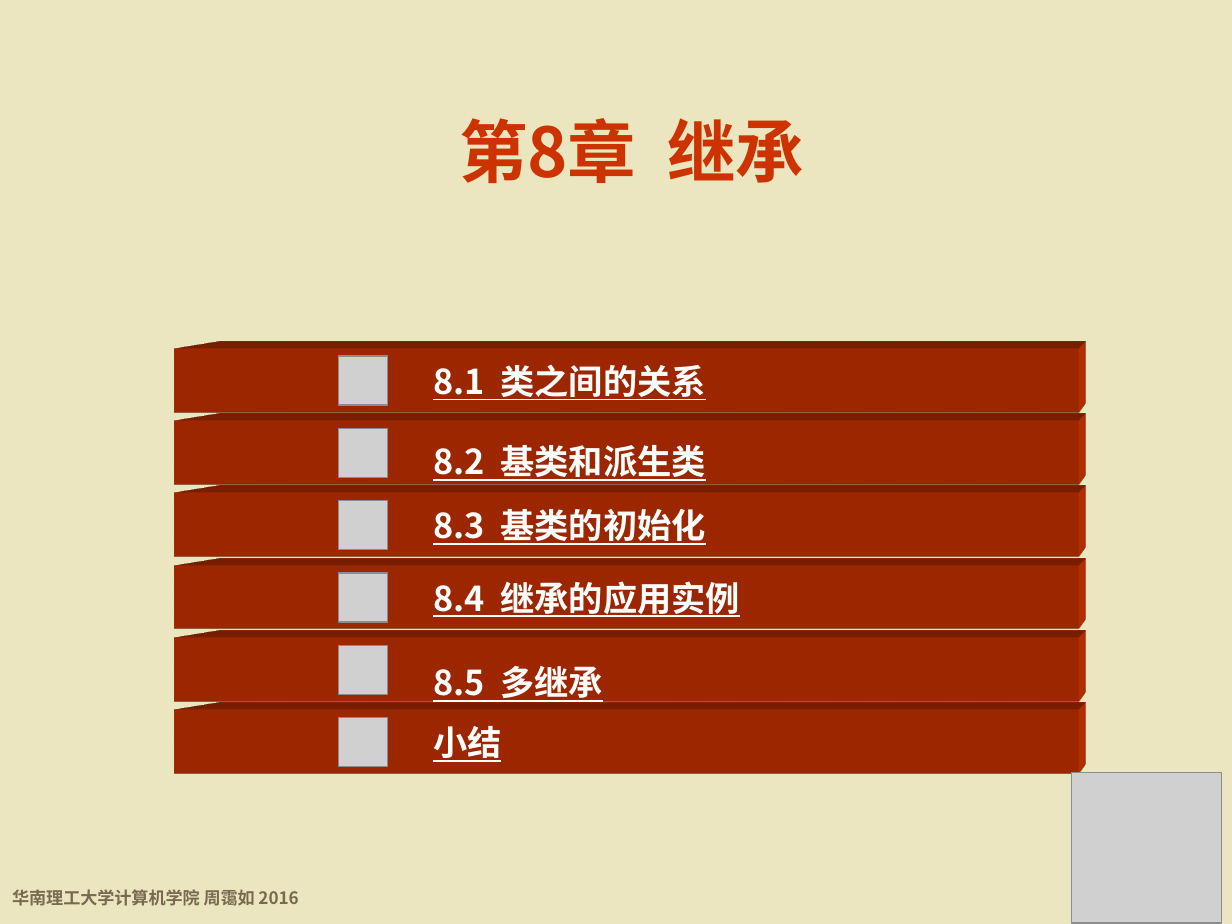
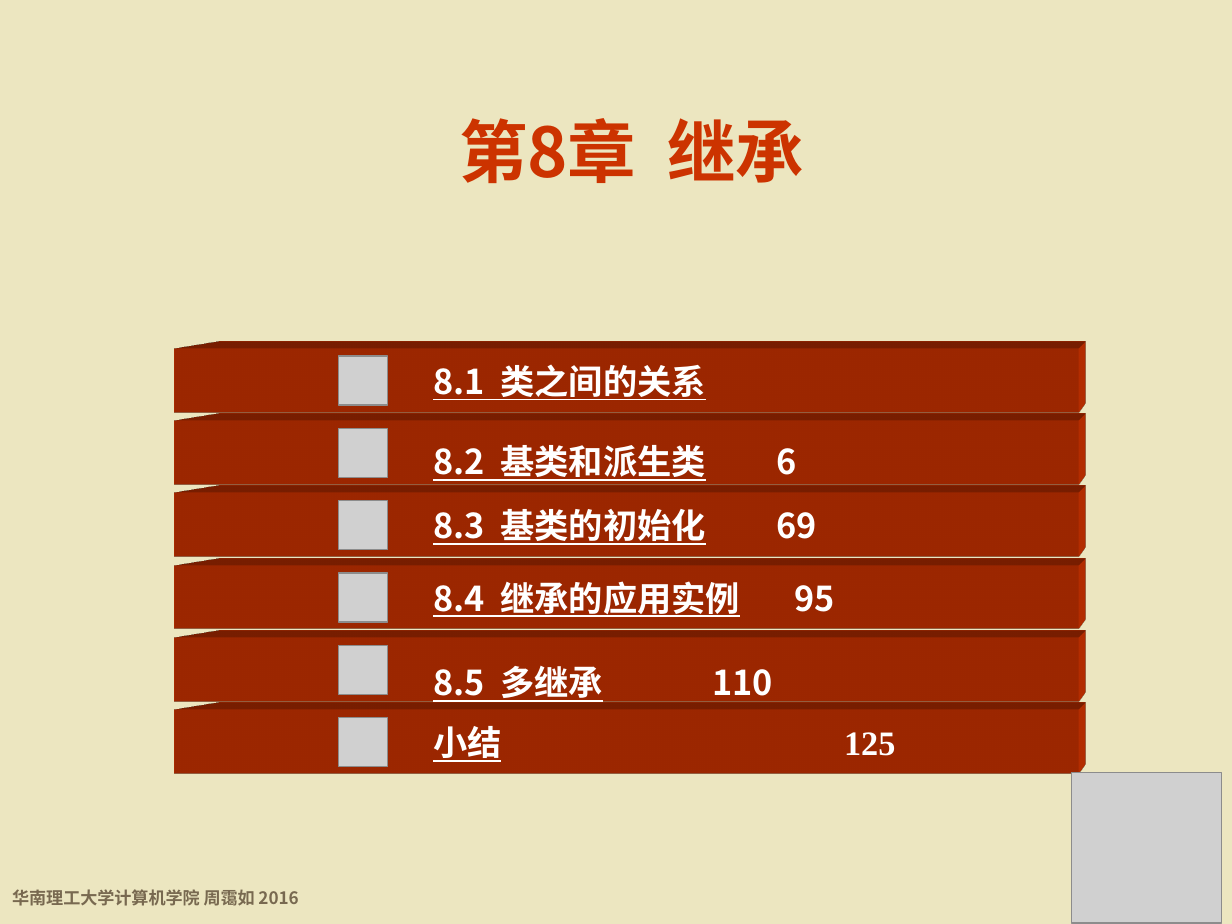
Before and after one commit to wwuhn/wwuhn.github.io, a slide deck: slide 1 of bookspcClassic/C++程序设计基础（第5版）周霭如/8-继承.pptx. Drawn at 1232x924 pixels with LibreOffice and Linux fonts; fonts in the diff are those of the drawing; grey boxes stand for pictures; background and template pictures are left out. Boxes give left, top, right and bottom in pixels: in the first picture for what was removed or moved away, otherwise in the second. Text is boxed around its words. In the diff, an @@ line names an element or a change of style, - is before the commit and + after.

```diff
--- a/bookspcClassic/C++程序设计基础（第5版）周霭如/8-继承.pptx
+++ b/bookspcClassic/C++程序设计基础（第5版）周霭如/8-继承.pptx
@@ text in rectangle at (x1=433, y1=445, x2=796, y2=481): text changed @@
-8.2 基类和派生类
+8.2 基类和派生类 6
@@ text in rectangle at (x1=433, y1=509, x2=816, y2=545): text changed @@
-8.3 基类的初始化
+8.3 基类的初始化 69
@@ text in rectangle at (x1=433, y1=581, x2=835, y2=617): text changed @@
-8.4 继承的应用实例
+8.4 继承的应用实例 95
@@ text in rectangle at (x1=433, y1=666, x2=773, y2=702): text changed @@
-8.5 多继承
+8.5 多继承 110
@@ text in rectangle at (x1=433, y1=726, x2=895, y2=762): text changed @@
-小结
+小结 125
```
Also in this commit, not shown: 10 other slides changed.
